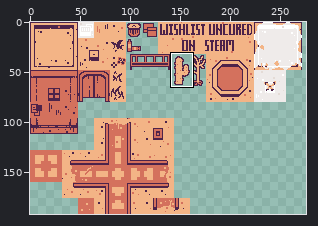
Two states of a sprite sheet, public/assets/tilesets/tilesetOrange.png. The picture above shows the old version from afar; the outline marks the close-up.
Close-up. The starting point:
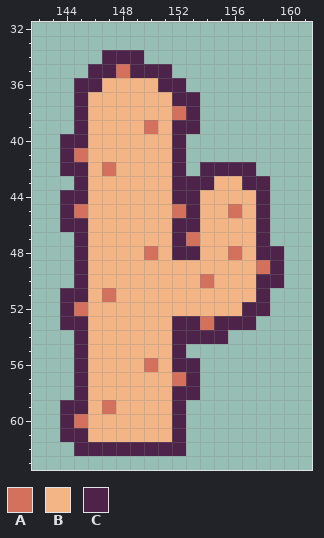
The file is 320x192 pixels. Shown: x 142..161, y 32..63. The wide view leaves out empty margins. The commit also changed other parts of the picture, which this record leaves out.
Palette (. is transparent): A #d4715d  B #f3b486  C #4d234a
New version:
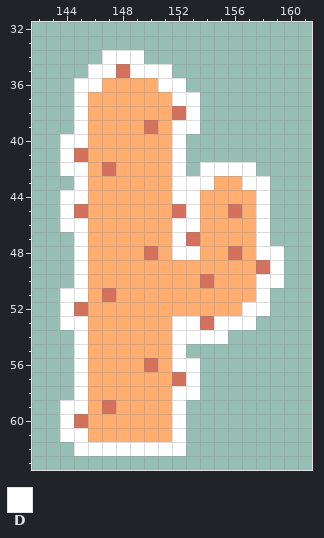
Colours new in this view: D #ffffff
The edit:
colour B: #f3b486 -> #ffae70
y 34: x 147..149 CCC -> DDD
y 35: x 146..147 CC -> DD; x 149..151 CCC -> DDD
y 36: x 145..146 CC -> DD; x 151..152 CC -> DD
y 37: x 145 C -> D; x 152..153 CC -> DD
y 38: x 145 C -> D; x 153 C -> D
y 39: x 145 C -> D; x 152..153 CC -> DD
y 40: x 144..145 CC -> DD; x 152 C -> D
y 41: x 144 C -> D; x 152 C -> D
y 42: x 144..145 CC -> DD; x 152 C -> D; x 154..157 CCCC -> DDDD
y 43: x 145 C -> D; x 152..154 CCC -> DDD; x 157..158 CC -> DD
y 44: x 144..145 CC -> DD; x 152..153 CC -> DD; x 158 C -> D
y 45: x 144 C -> D; x 153 C -> D; x 158 C -> D
y 46: x 144..145 CC -> DD; x 152..153 CC -> DD; x 158 C -> D
y 47: x 145 C -> D; x 152 C -> D; x 158 C -> D
y 48: x 145 C -> D; x 152..153 CC -> DD; x 158..159 CC -> DD
y 49: x 145 C -> D; x 159 C -> D
y 50: x 145 C -> D; x 158..159 CC -> DD
y 51: x 144..145 CC -> DD; x 158 C -> D
y 52: x 144 C -> D; x 157..158 CC -> DD
y 53: x 144..145 CC -> DD; x 152..153 CC -> DD; x 155..157 CCC -> DDD
y 54: x 145 C -> D; x 152..155 CCCC -> DDDD
y 55: x 145 C -> D; x 152 C -> D
y 56: x 145 C -> D; x 152..153 CC -> DD
y 57: x 145 C -> D; x 153 C -> D
y 58: x 145 C -> D; x 152..153 CC -> DD
y 59: x 144..145 CC -> DD; x 152 C -> D
y 60: x 144 C -> D; x 152 C -> D
y 61: x 144..145 CC -> DD; x 152 C -> D
y 62: x 145..152 CCCCCCCC -> DDDDDDDD
Where, in picture pixels (left, top, right, bottom), the same in both close-ups:
changed: (60, 50, 284, 456)
